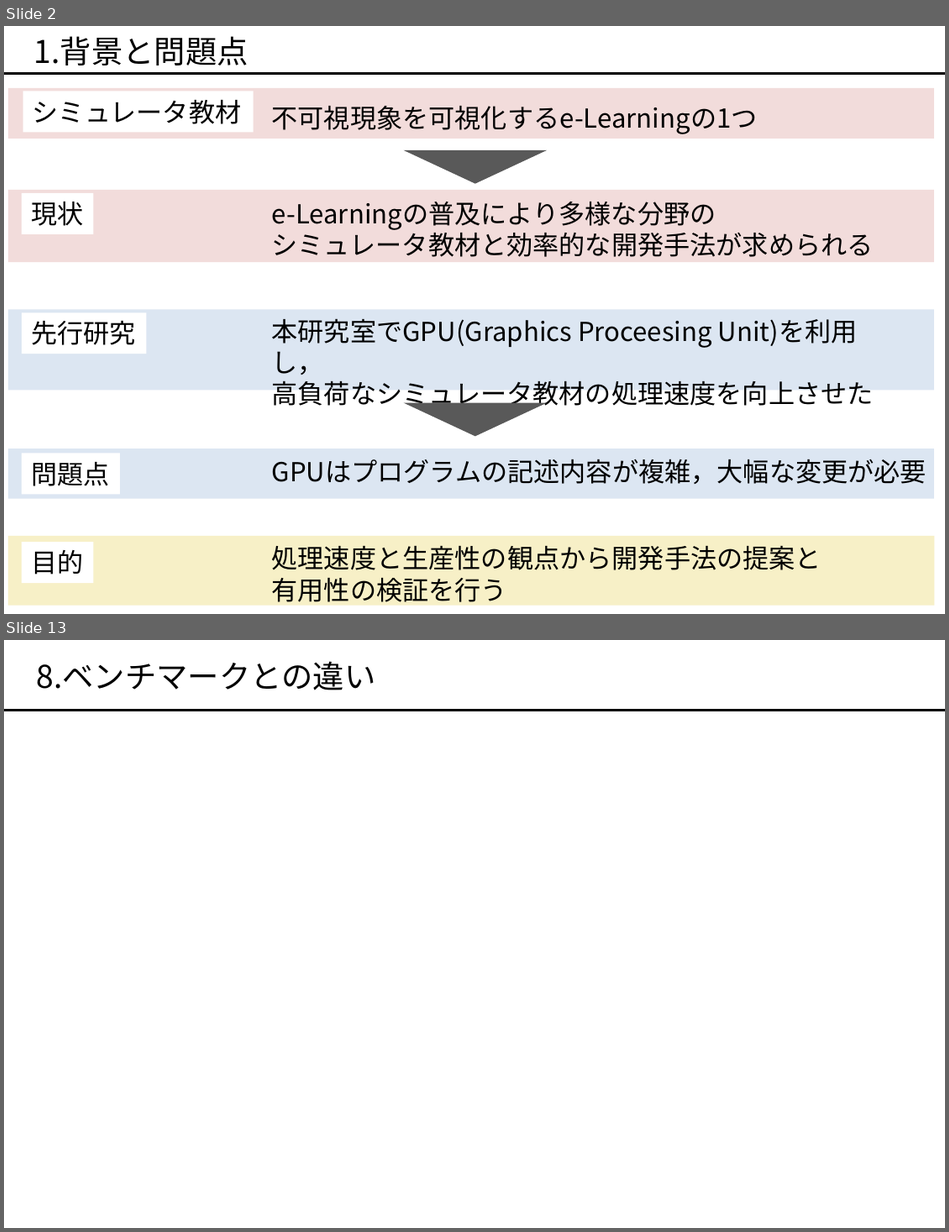
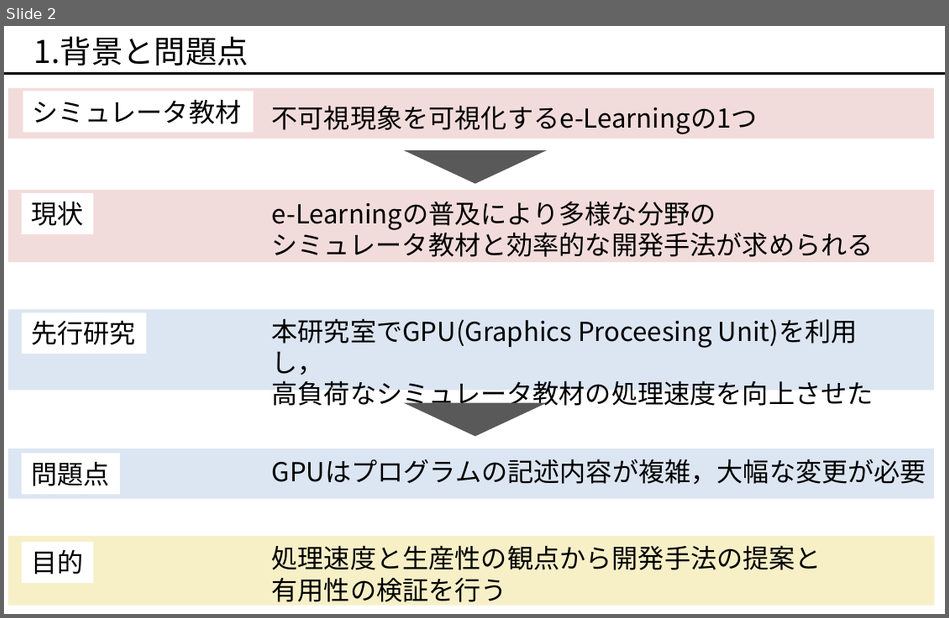
Before and after one commit to okmtaoo/-, a slide deck: presentation/出す.pptx. Shown one above the other, each under a label of ours: slides 2 and 13 before the commit, slide 2 after it; the slides between them are not shown. The pictures are 949x1232 and 949x618 pixels, drawn with LibreOffice and Linux fonts; fonts in the diff are those of the drawing. Boxes give left, top, right and bottom in pixels: in the first picture for what was removed or moved away, otherwise in the second. Text is boxed around its words. In the diff, an @@ line names an element or a change of style, - is before the commit and + after.

```diff
--- a/presentation/出す.pptx
+++ b/presentation/出す.pptx
@@ slide 13 removed at [4,640,945,1228], background #FFFFFF @@
@@ text removed at [37,661,376,690] @@
-8.ベンチマークとの違い
@@ line removed from (4, 711) to (945, 711) @@
```
Also in this commit, not shown: 9 slides changed, 4 slides added, 5 other slides removed, 1 other file.
